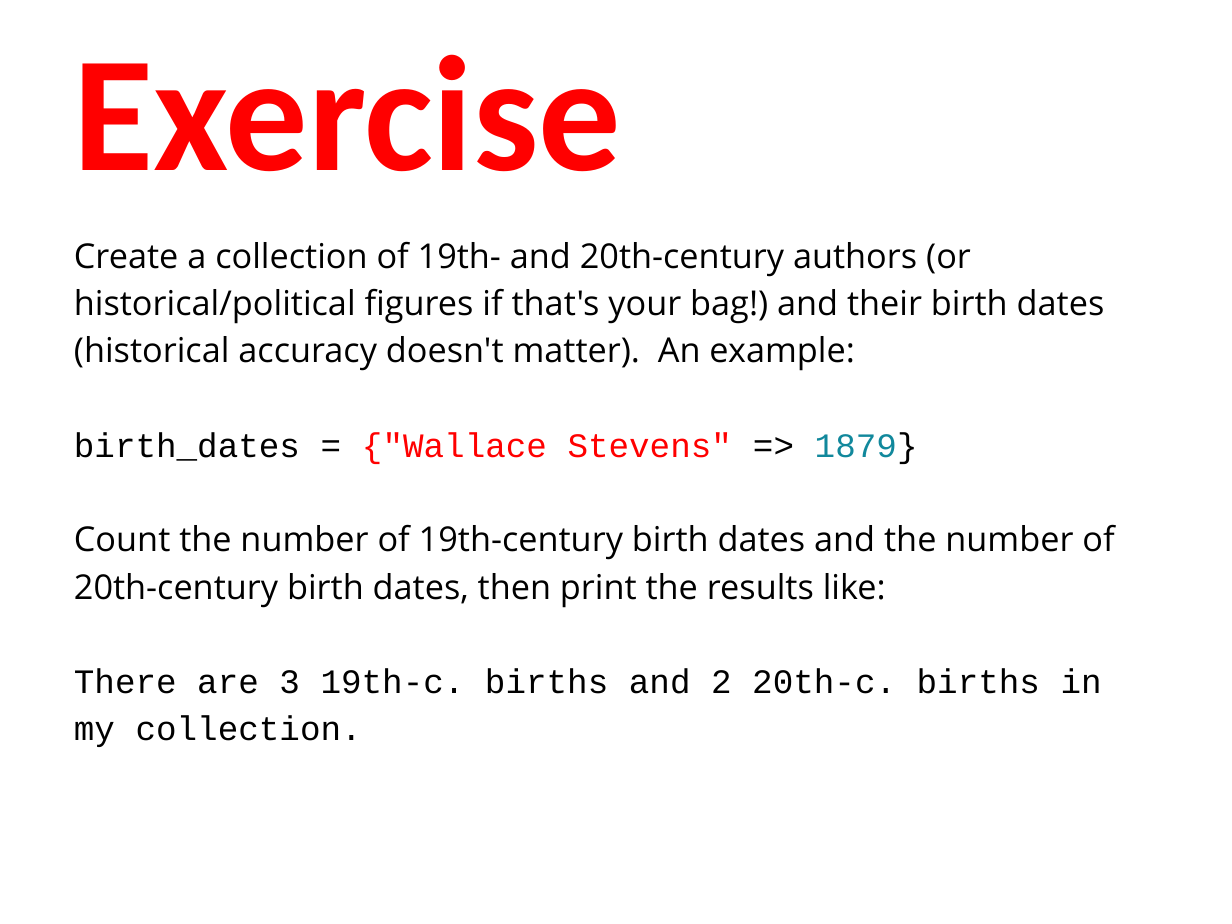
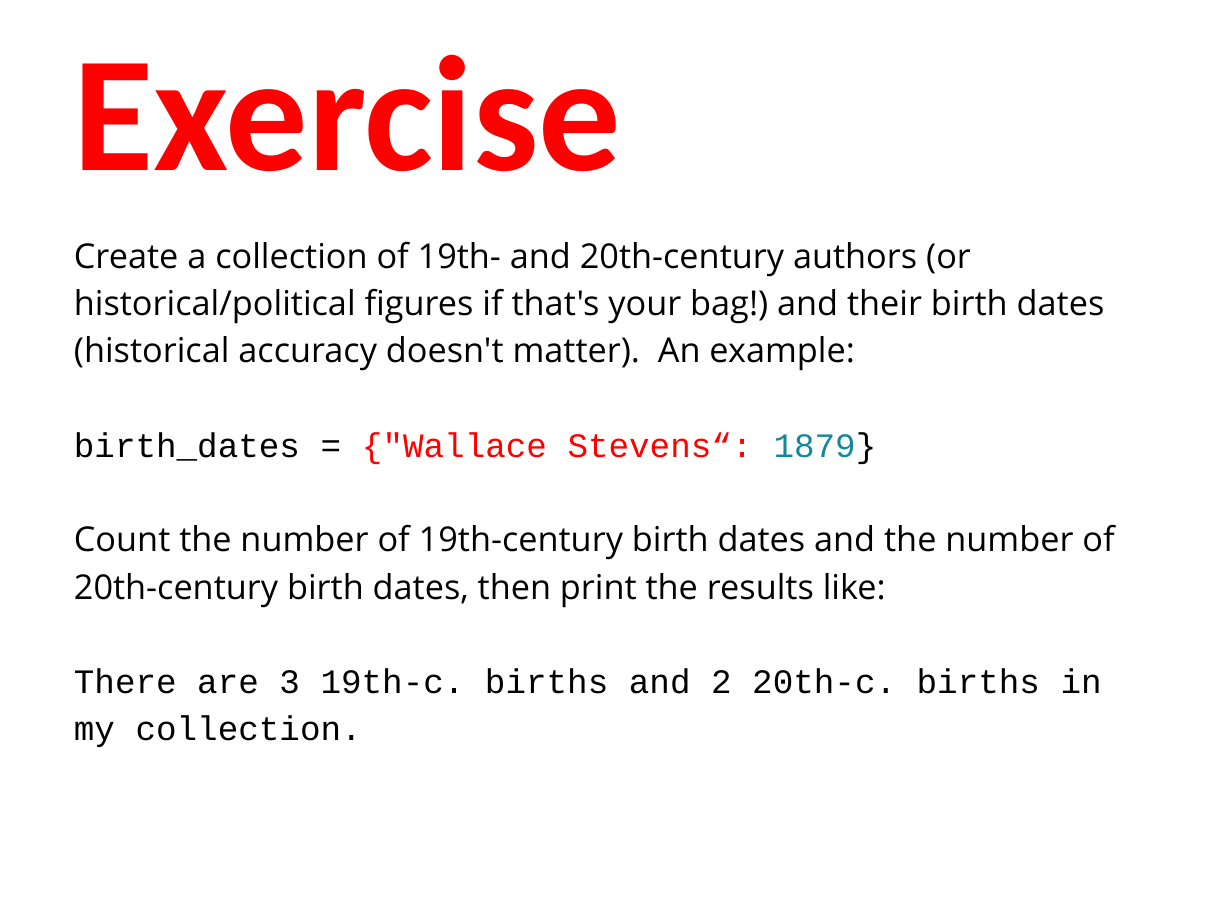
Before and after one commit to humanitiesprogramming/slides, a slide deck: slide 33 of 2017/python/B Done - ish/Python - Programming Concepts II.pptx. Drawn at 1232x924 pixels with LibreOffice and Linux fonts; fonts in the diff are those of the drawing. Boxes give left, top, right and bottom in pixels: in the first picture for what was removed or moved away, otherwise in the second. Text is boxed around its words. In the diff, an @@ line names an element or a change of style, - is before the commit and + after.

```diff
--- a/2017/python/B Done - ish/Python - Programming Concepts II.pptx
+++ b/2017/python/B Done - ish/Python - Programming Concepts II.pptx
@@ text at <box>74,432,877,464</box>: text changed @@
-birth_dates = {"Wallace Stevens" => 1879}
+birth_dates = {"Wallace Stevens“: 1879}
```
Also in this commit, not shown: 7 other slides changed.
